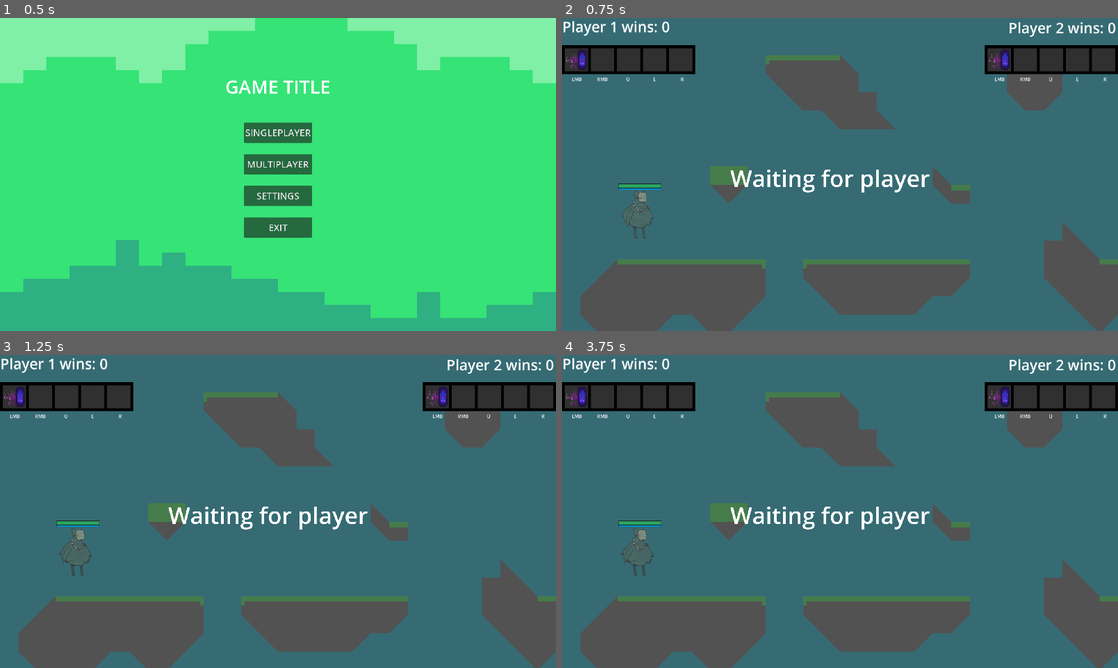
Above: before the commit, frames 1-4 (two rows, left to right).
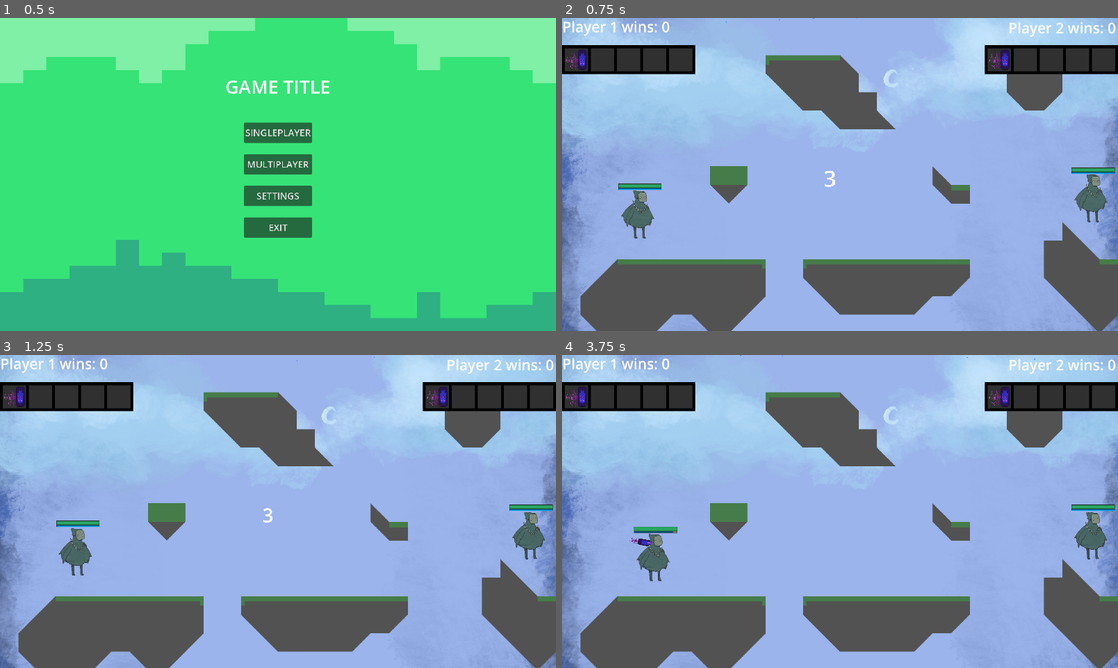
Above: after the commit, the same moments.

Repository: RealityGalaxy/Varis
Game: Godot game, scene res://scenes/menus/main_menu/main_menu.tscn
Same seed, same stepped clock (60 frames per second), same inputs: the game is played once before the commit and once after it. The engine's default icon, where the game draws it, is replaced by a stand-in: a white triangle on a blue panel in a dark square.
Inputs (mouse positions are in pixels of both pictures, inside the frame that each line leads up to):
- Up to frame 1 (0.5 s): no input
- Up to frame 2 (0.75 s): click "SINGLEPLAYER" at 0.5 s
- Up to frame 3 (1.25 s): no input
- Up to frame 4 (3.75 s): tap Enter at 1.25 s; move the mouse to (962, 495) at 1.27 s; hold Space (dash) 1.28-2.03 s; hold Right (right) 1.28-2.78 s; click (962, 495) at 1.42 s; tap Up (up) at 1.52, 2.27 s; move the mouse to (728, 527) at 2.02 s; click (728, 527) at 2.1 s; move the mouse to (895, 442) at 2.77 s; hold Left (left) 2.78-3.53 s; hold Right mouse button (spell2) 2.78-3.53 s; click (895, 442) at 2.92 s; move the mouse to (812, 574) at 3.52 s; hold Right (right) from 3.53 s (still down); tap Q (spell3) at 3.6 s; click (812, 574) at 3.67 s

Frame 1 is identical in both runs. In frame 2, 76% of the frame differs, in the area x 0-100%, y 0-100%; in frame 3, 76%; in frame 4, 76%.

Commit message:
paskaitos pakeitimai

Diff:
--- a/Varis/scenes/character/Character.gd
+++ b/Varis/scenes/character/Character.gd
@@ -31,6 +31,7 @@
 	manabar._init_healthbar(stats.current_mana, stats.max_mana)
 	anim.play("default")
 	set_collision_layer_value(player_num, true)
+	$"../../GameManager/SpellUI".get_children()[1 if player_num == 1 else 0].get_child(2).visible = false
 
 
 func get_input():
@@ -214,6 +215,13 @@
 	projectiles.push_back(id)
 	var stats = StatManager.get_player_stats(player_num)
 	# so that damage reduction would go from 1 to 2 :shrug:
+
+	if stats.is_shielded:
+		stats.is_shielded = false
+		set_stats(player_num, inst_to_dict(stats))
+		$CollisionShape2D.get_child(0).destroy()
+		return
+
 	var actual_damage = damage * (2 - stats.damage_reduction)
 	if actual_damage > 0:
 		stats.current_health -= actual_damage
@@ -296,3 +304,12 @@
 	stats.current_health = clamp(stats.current_health + amount, 0, stats.max_health)
 	emit_signal("health_changed", stats.current_health)
 	set_stats(player_num, inst_to_dict(stats))
+
+func receive_shield(status: bool):
+	rpc("shield", status)
+
+@rpc("any_peer", "call_local")
+func shield(status: bool):
+	var stats = StatManager.get_player_stats(player_num)
+	stats.is_shielded = status
+	set_stats(player_num, inst_to_dict(stats))
--- a/Varis/scenes/character/SpellManager.gd
+++ b/Varis/scenes/character/SpellManager.gd
@@ -12,6 +12,8 @@
 			earth_basic(pos, mouse_position, player, spell, hash_id)
 		'basic_water':
 			water_basic(pos, mouse_position, player, spell, hash_id)
+		'shield':
+			shield(player, spell)
 		_:
 			print('weird shit happened : '+spell)
 
@@ -69,3 +71,12 @@
 	projectile.damage = SpellData.Spells[spell].base_damage * StatManager.get_player_stats(player_num).damage_multiplier
 	projectile.look_at(mouse_position)
 	$Projectiles.add_child(projectile)
+
+func shield(player_num: int, spell: String):
+	var shield_scene: PackedScene = preload("res://scenes/spells/shield/shield.tscn")
+	var shield = shield_scene.instantiate()
+
+	var player = $"../MultiplayerSpawner".get_child(player_num-1)
+
+	player.get_child(5).add_child(shield)
+	shield.connect("shield_change", player.receive_shield)
--- a/Varis/scenes/character/Stats.gd
+++ b/Varis/scenes/character/Stats.gd
@@ -10,5 +10,6 @@
 var damage_reduction : float = 1
 var speed_multiplier : float = 1
 var cooldown_reduction : float = 1
-var spells = ["basic", null, null, null, null]
+var spells = ["basic", "shield", null, null, null]
+var is_shielded : bool = false
 var win_count: int = 0
--- a/Varis/scenes/level/GameManager.gd
+++ b/Varis/scenes/level/GameManager.gd
@@ -14,7 +14,7 @@
 
 func _ready():
 	StatManager.restart()
-	GameStatus.reset_players()
+	GameStatus.reset()
 	text.text = "Waiting for player"
 
 func _process(delta):
--- a/Varis/scenes/level/game_status.gd
+++ b/Varis/scenes/level/game_status.gd
@@ -5,6 +5,13 @@
 var winner_num: int = -1
 var loser_num: int = -1
 var players = []
+
+func reset():
+	pause_time = true
+	current_player = -1
+	winner_num = -1
+	loser_num = -1
+	players = []
 
 func reset_players():
 	players = []
--- a/Varis/scenes/level/level.tscn
+++ b/Varis/scenes/level/level.tscn
@@ -93,7 +93,8 @@
 scale = Vector2(1920, 1080)
 texture = SubResource("CanvasTexture_a7tux")
 
-[node name="Wincounts" type="Node" parent="GameManager"]
+[node name="Wincounts" type="Node2D" parent="GameManager"]
+z_index = 4
 
 [node name="Player1" type="Label" parent="GameManager/Wincounts"]
 offset_top = -25.0
@@ -131,13 +132,11 @@
 offset_bottom = -886.0
 
 [node name="Sky" type="Sprite2D" parent="."]
-visible = false
 position = Vector2(959.778, 539)
 scale = Vector2(1.00185, 1.00185)
 texture = ExtResource("1_u5atv")
 
 [node name="Rain" parent="." instance=ExtResource("1_3xpcx")]
-visible = false
 z_index = 1
 position = Vector2(1020, 0)
 scale = Vector2(3, 3)
--- a/Varis/scenes/menus/spell_list/spell_list.gd
+++ b/Varis/scenes/menus/spell_list/spell_list.gd
@@ -1,5 +1,15 @@
 extends Control
 
+func _ready():
+	for n in range(1, 6):
+		changeLabel(n, translate(InputMap.action_get_events("spell%d" % n)[0].as_text()))
+
+func translate(hotkey: String):
+	if hotkey.ends_with("Mouse Button"):
+		return hotkey[0] + "MB"
+	if hotkey.ends_with("(Physical)"):
+		return hotkey.trim_suffix("(Physical)")
+	return hotkey
 
 func changeImage(id, _path):
 	var image
--- a/Varis/scenes/menus/spell_list/spell_list.tscn
+++ b/Varis/scenes/menus/spell_list/spell_list.tscn
@@ -66,6 +66,7 @@
 anchors_preset = 0
 
 [node name="Image1" type="TextureRect" parent="Images"]
+layout_mode = 0
 offset_left = 15.0
 offset_top = 15.0
 offset_right = 85.0
@@ -75,6 +76,7 @@
 
 [node name="Image2" type="TextureRect" parent="Images"]
 visible = false
+layout_mode = 0
 offset_left = 105.0
 offset_top = 15.0
 offset_right = 175.0
@@ -84,6 +86,7 @@
 
 [node name="Image3" type="TextureRect" parent="Images"]
 visible = false
+layout_mode = 0
 offset_left = 195.0
 offset_top = 15.0
 offset_right = 265.0
@@ -93,6 +96,7 @@
 
 [node name="Image4" type="TextureRect" parent="Images"]
 visible = false
+layout_mode = 0
 offset_left = 285.0
 offset_top = 15.0
 offset_right = 355.0
@@ -102,6 +106,7 @@
 
 [node name="Image5" type="TextureRect" parent="Images"]
 visible = false
+layout_mode = 0
 offset_left = 375.0
 offset_top = 15.0
 offset_right = 445.0
@@ -113,6 +118,7 @@
 anchors_preset = 0
 
 [node name="Label1" type="Label" parent="Labels"]
+layout_mode = 0
 offset_left = 31.0
 offset_top = 105.0
 offset_right = 71.0
@@ -121,6 +127,7 @@
 horizontal_alignment = 1
 
 [node name="Label2" type="Label" parent="Labels"]
+layout_mode = 0
 offset_left = 120.0
 offset_top = 105.0
 offset_right = 160.0
@@ -129,6 +136,7 @@
 horizontal_alignment = 1
 
 [node name="Label3" type="Label" parent="Labels"]
+layout_mode = 0
 offset_left = 208.0
 offset_top = 105.0
 offset_right = 248.0
@@ -137,6 +145,7 @@
 horizontal_alignment = 1
 
 [node name="Label4" type="Label" parent="Labels"]
+layout_mode = 0
 offset_left = 300.0
 offset_top = 105.0
 offset_right = 340.0
@@ -145,6 +154,7 @@
 horizontal_alignment = 1
 
 [node name="Label5" type="Label" parent="Labels"]
+layout_mode = 0
 offset_left = 396.0
 offset_top = 105.0
 offset_right = 436.0
--- a/Varis/scenes/multiplayer/MultiplayerSpawner.gd
+++ b/Varis/scenes/multiplayer/MultiplayerSpawner.gd
@@ -7,6 +7,7 @@
 	spawn_function = spawnPlayer
 	if is_multiplayer_authority():
 		spawn(1)
+		spawn(2)
 
 		multiplayer.peer_connected.connect(spawn)
 		multiplayer.peer_disconnected.connect(removePlayer)
--- a/Varis/scenes/projectiles/SpellData.gd
+++ b/Varis/scenes/projectiles/SpellData.gd
@@ -7,6 +7,7 @@
 	"basic_fire":new_spell("basic_fire", 1, "res://scenes/projectiles/projectile.tscn", 30, 40, "res://scenes/projectiles/basic_fire/fireball.png"),
 	"basic_water":new_spell("basic_water", 0.5, "res://scenes/projectiles/projectile.tscn", 15, 20, "res://scenes/projectiles/basic_water/water_arrow.png"),
 	"air_gate":new_spell("air_gate", 5, "res://scenes/spells/air_gate/air_gate.tscn", 0, 50, "res://scenes/spells/air_gate/Circle_(transparent).png"),
+	"shield":new_spell("shield", 7, "res://scenes/spells/shield/shield.tscn", 0, 50, "res://scenes/spells/shield/Ski_trail_rating_symbol_black_circle.png"),
 }
 
 func new_spell(spell_name: String, cooldown: float, spell_file: String, damage: int, cost: int, imagePath: String):
--- a/Varis/scenes/spells/air_gate/Air_Gate.gd
+++ b/Varis/scenes/spells/air_gate/Air_Gate.gd
@@ -4,13 +4,3 @@
 # Called when the node enters the scene tree for the first time.
 func _ready():
 	pass # Replace with function body.
-
-
-func change_sprite():
-	$Gate.visible = true
-	$Ball.visible = false
-	$Hitbox.enabled = true
-
-func _on_entered(body):
-	if body is PlayerChar or body is Projectile:
-		pass
--- /dev/null
+++ b/Varis/scenes/spells/shield/dissolve.gdshader
@@ -0,0 +1,11 @@
+shader_type canvas_item;
+
+uniform sampler2D dissolve_texture : source_color;
+uniform float dissolve_value : hint_range(0,1);
+
+void fragment(){
+    vec4 main_texture = texture(TEXTURE, UV);
+    vec4 noise_texture = texture(dissolve_texture, UV);
+    main_texture.a *= floor(dissolve_value + min(1, noise_texture.x));
+    COLOR *= main_texture;
+}
--- /dev/null
+++ b/Varis/scenes/spells/shield/shield.gd
@@ -0,0 +1,33 @@
+extends Node2D
+
+signal shield_change(status: bool)
+
+# Called when the node enters the scene tree for the first time.
+func _ready():
+	set_shader_value(1.0)
+	shield_change.emit(true)
+	appear()
+	$Timer.start()
+
+func appear():
+	var tween = create_tween()
+	tween.tween_property($Sprite, "modulate", Color("662dff7a"), 0.12)
+
+func set_shader_value(value: float):
+	$Sprite.material.set_shader_parameter("dissolve_value", value)
+
+func expire():
+	shield_change.emit(false)
+	dissolve()
+
+func dissolve():
+	$Timer.stop()
+	var tween = create_tween()
+
+	tween.tween_method(set_shader_value, 1.0, 0.0, 0.5)
+
+	await tween.finished
+	queue_free()
+
+func _on_timer_timeout():
+	expire()
--- /dev/null
+++ b/Varis/scenes/spells/shield/shield.tscn
@@ -0,0 +1,34 @@
+[gd_scene load_steps=7 format=3 uid="uid://cnmxtoljtkbr8"]
+
+[ext_resource type="Script" path="res://scenes/spells/shield/shield.gd" id="1_1pghk"]
+[ext_resource type="Texture2D" uid="uid://dtkorp6khjq2" path="res://scenes/spells/air_gate/Ski_trail_rating_symbol_black_circle.png" id="2_v8n6t"]
+[ext_resource type="Shader" path="res://scenes/spells/shield/dissolve.gdshader" id="2_yo4js"]
+
+[sub_resource type="FastNoiseLite" id="FastNoiseLite_tvntx"]
+noise_type = 0
+frequency = 0.002
+
+[sub_resource type="NoiseTexture2D" id="NoiseTexture2D_uv4fr"]
+seamless_blend_skirt = 0.051
+bump_strength = 0.0
+noise = SubResource("FastNoiseLite_tvntx")
+
+[sub_resource type="ShaderMaterial" id="ShaderMaterial_y2fbf"]
+shader = ExtResource("2_yo4js")
+shader_parameter/dissolve_value = 1.0
+shader_parameter/dissolve_texture = SubResource("NoiseTexture2D_uv4fr")
+
+[node name="Shield" type="Node2D"]
+script = ExtResource("1_1pghk")
+
+[node name="Sprite" type="Sprite2D" parent="."]
+modulate = Color(0.4, 0.176471, 1, 0)
+material = SubResource("ShaderMaterial_y2fbf")
+scale = Vector2(0.6, 0.6)
+texture = ExtResource("2_v8n6t")
+
+[node name="Timer" type="Timer" parent="."]
+wait_time = 2.4
+one_shot = true
+
+[connection signal="timeout" from="Timer" to="." method="_on_timer_timeout"]
Binary file added: Varis/scenes/spells/shield/Ski_trail_rating_symbol_black_circle.png
Not shown, added: Varis/scenes/spells/shield/Ski_trail_rating_symbol_black_circle.png.import
